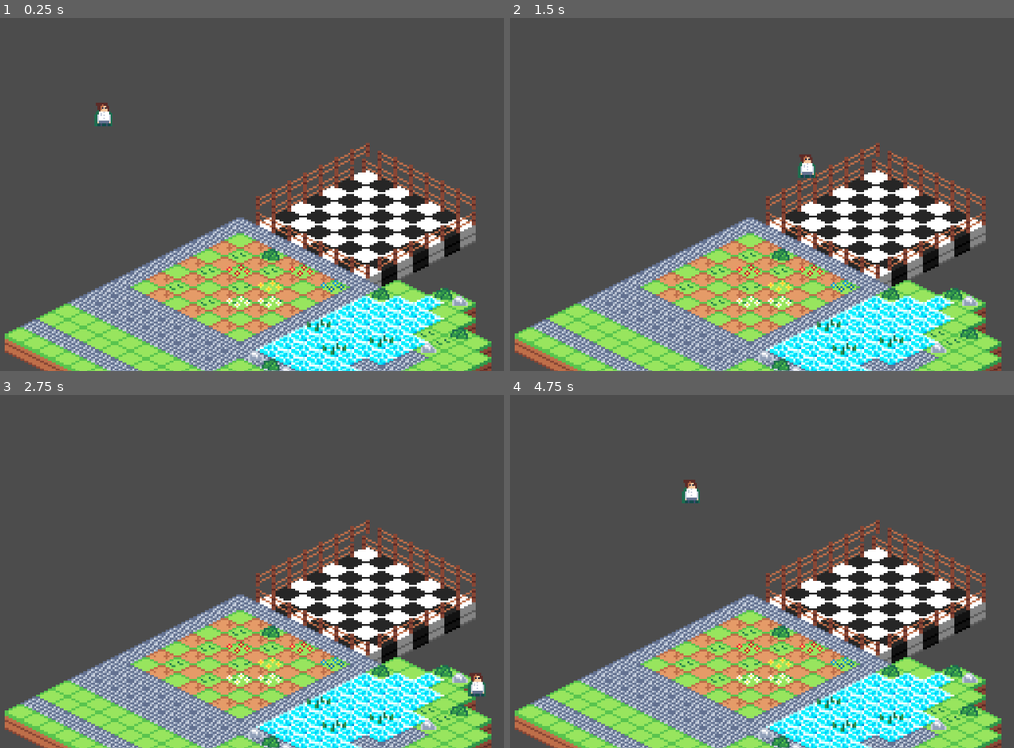
Above: before the commit, frames 1-4 (two rows, left to right).
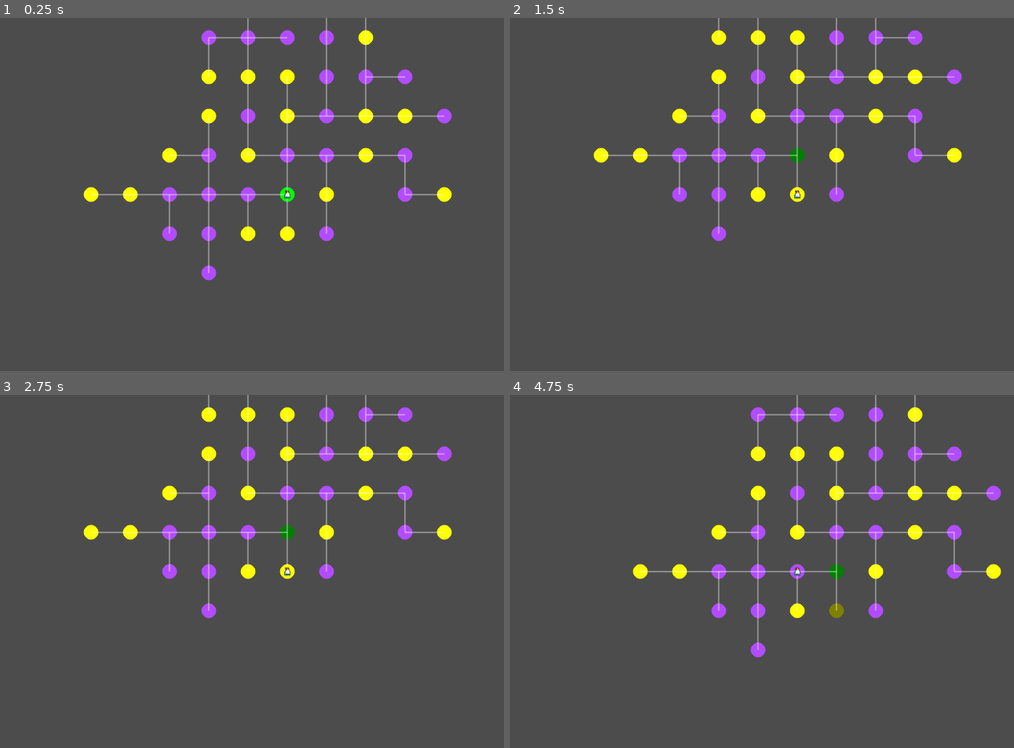
Above: after the commit, the same moments.

Repository: DizRegular/DyingSun
Game: Godot game, scene res://scenes/MapScene.tscn
Two runs of this game, one before a commit and one after it. Both use one fixed random seed, a clock stepped at 60 frames per second and the inputs below. Before the commit the project starts from res://Preset/Level.tscn.
Inputs:
- Up to frame 1 (0.25 s): no input
- Up to frame 2 (1.5 s): tap Enter at 0.5 s; hold Right (Right) 0.53-1.28 s; hold Down (Down) from 1.28 s (still down)
- Up to frame 3 (2.75 s): release Down (Down) at 2.03 s; hold Right (Right) from 2.03 s (still down)
- Up to frame 4 (4.75 s): release Right (Right) at 2.78 s; hold Up (Up) 2.78-3.53 s; hold Left (Left) from 3.53 s (still down)

The runs differ from the first frame. In frame 1, 40% of the frame differs, in the area x 0-98%, y 0-100%; in frame 2, 40%; in frame 3, 40%; in frame 4, 40%.

Commit message:
MapGenerator
add MapGenerator

Diff:
--- /dev/null
+++ b/MapGenerator.gd
@@ -0,0 +1,205 @@
+extends Node2D
+
+export (PackedScene) var room_icon_scene
+export (PackedScene) var player_icon_scene
+
+# (เราจะใช้ column_distance เป็นระยะห่างทั้ง X และ Y)
+export var room_distance = 80
+
+onready var room_container = $RoomContainer
+onready var line_container = $LineContainer
+onready var camera = $Camera2D
+
+var all_rooms = []
+var start_room = null
+var player = null
+var ROOM_QUOTAS = {
+	RoomIcon.Biome.GRASSLAND: 10,
+	RoomIcon.Biome.FOREST: 15,
+	RoomIcon.Biome.MOUNTAIN: 20
+}
+
+# --- Data Structures สำหรับ Grid ---
+var grid = {} # Key: Vector2(x, y), Value: RoomIcon
+var open_list = [] # ห้องที่ยังสามารถสร้างกิ่งต่อได้
+var directions = [Vector2.UP, Vector2.DOWN, Vector2.LEFT, Vector2.RIGHT]
+
+func _ready():
+	randomize()
+	generate_floor()
+	spawn_player()
+
+# --- (ฟังก์ชัน build_room_decks() เหมือนเดิมเป๊ะ) ---
+func build_room_decks():
+	var total_normal_rooms = 0
+	var biome_deck = []
+	for biome in ROOM_QUOTAS:
+		var count = ROOM_QUOTAS[biome]
+		total_normal_rooms += count
+		for i in range(count):
+			biome_deck.append(biome)
+	biome_deck.shuffle()
+
+	var category_deck = []
+	var total_rooms_in_floor = total_normal_rooms + 2
+	var min_support = int(total_rooms_in_floor * 0.2)
+	var max_support = int(total_rooms_in_floor * 0.5)
+	var support_count = randi() % (max_support - min_support + 1) + min_support
+	var combat_count = total_normal_rooms - support_count
+
+	for i in range(support_count):
+		category_deck.append(RoomIcon.Category.SUPPORT)
+	for i in range(combat_count):
+		category_deck.append(RoomIcon.Category.COMBAT)
+	category_deck.shuffle()
+
+	return [biome_deck, category_deck]
+
+# --- (ฟังก์ชัน create_room() เหมือนเดิมเป๊ะ) ---
+func create_room(category, biome):
+	var new_room = room_icon_scene.instance()
+	room_container.add_child(new_room)
+	new_room.setup(category, biome)
+	return new_room
+
+# --- ฟังก์ชันสร้างแผนที่ (อัลกอริทึมใหม่) ---
+func generate_floor():
+	var decks = build_room_decks()
+	var biome_deck = decks[0]
+	var category_deck = decks[1]
+
+	all_rooms = []
+	grid = {}
+	open_list = []
+
+	# --- 1. สร้างห้อง Start ---
+	start_room = create_room(RoomIcon.Category.START, RoomIcon.Biome.GRASSLAND)
+	start_room.grid_pos = Vector2.ZERO # ตำแหน่ง (0, 0)
+	grid[Vector2.ZERO] = start_room
+	open_list.append(start_room)
+	all_rooms.append(start_room)
+
+	var rooms_placed_count = 0
+	var total_rooms_to_place = biome_deck.size()
+
+	# --- 2. วนลูปสร้างห้อง (Random Walk) ---
+	while rooms_placed_count < total_rooms_to_place and not open_list.empty():
+
+		# สุ่มหยิบห้องจาก List (เพื่อให้มันแตกกิ่งแบบสุ่ม ไม่ใช่เรียงลำดับ)
+		var current_room = open_list[randi() % open_list.size()]
+
+		# สุ่มทิศทาง
+		var valid_directions = []
+		directions.shuffle() # สลับลำดับทิศทาง
+		for dir in directions:
+			var next_pos = current_room.grid_pos + dir
+			if not grid.has(next_pos):
+				valid_directions.append(dir)
+
+		if valid_directions.empty():
+			# ห้องนี้ตันแล้ว เอาออกจาก open_list
+			open_list.erase(current_room)
+		else:
+			# ถ้ามีทางไปต่อ, สร้างห้องใหม่
+			var dir = valid_directions[0] # เลือกทิศทางแรกที่สุ่มเจอ
+			var next_pos = current_room.grid_pos + dir
+
+			var biome = biome_deck.pop_back()
+			var category = category_deck.pop_back()
+
+			var new_room = create_room(category, biome)
+			new_room.grid_pos = next_pos
+
+			# บันทึกลง Grid และ List
+			grid[next_pos] = new_room
+			open_list.append(new_room)
+			all_rooms.append(new_room)
+
+			# --- เชื่อมต่อ (สำคัญมาก) ---
+			current_room.connections.append(new_room)
+			new_room.connections.append(current_room) # เชื่อมกลับ
+
+			rooms_placed_count += 1
+
+	# --- 3. สร้างห้อง End ---
+	# หาห้องที่อยู่ "ทางตัน" (เชื่อมต่อแค่ 1 ห้อง) ที่ไม่ใช่ห้อง Start
+	var dead_ends = []
+	for room in all_rooms:
+		if room.connections.size() == 1 and room != start_room:
+			dead_ends.append(room)
+
+	if dead_ends.empty():
+		# (กันพลาด) ถ้าไม่มีทางตัน ให้ใช้ห้องสุดท้ายที่สร้าง
+		dead_ends.append(all_rooms[all_rooms.size() - 1])
+
+	var parent_for_end = dead_ends[randi() % dead_ends.size()]
+
+	# พยายามหาที่วางห้อง End ที่ยังว่าง
+	directions.shuffle()
+	var end_pos = parent_for_end.grid_pos + directions[0]
+	for dir in directions:
+		end_pos = parent_for_end.grid_pos + dir
+		if not grid.has(end_pos):
+			break # เจอที่ว่าง
+
+	var end_room = create_room(RoomIcon.Category.END, RoomIcon.Biome.GRASSLAND)
+	end_room.grid_pos = end_pos
+	grid[end_pos] = end_room
+	all_rooms.append(end_room)
+
+	parent_for_end.connections.append(end_room)
+	end_room.connections.append(parent_for_end) # เชื่อมกลับ
+
+	# --- 4. คำนวณตำแหน่งและวาดเส้น ---
+	calculate_and_draw_layout()
+
+
+# --- 4. ฟังก์ชันใหม่: คำนวณ Layout (ง่ายกว่าเดิม) และวาดเส้น ---
+func calculate_and_draw_layout():
+	# --- ลบเส้นเก่า (ถ้ามี) ---
+	for line in line_container.get_children():
+		line.queue_free()
+
+	# --- (เพิ่ม) หาจุดกึ่งกลางจอ ---
+	var screen_center = get_viewport_rect().size / 2
+
+	# --- กำหนดตำแหน่งไอคอน ---
+	for room in all_rooms:
+		# (แก้ไขบรรทัดนี้: บวก screen_center เข้าไป)
+		room.position = (room.grid_pos * room_distance) + screen_center
+
+	# --- วาดเส้นเชื่อม ---
+	# (โค้ดส่วนนี้เหมือนเดิม ไม่ต้องแก้)
+	var drawn_connections = []
+	for room in all_rooms:
+		for connected_room in room.connections:
+			var pair = [room, connected_room]
+			pair.sort()
+			if not drawn_connections.has(pair):
+				draw_connection(room.position, connected_room.position)
+				drawn_connections.append(pair)
+
+# --- (ฟังก์ชัน draw_connection() เหมือนเดิมเป๊ะ) ---
+func draw_connection(pos1, pos2):
+	var line = Line2D.new()
+	line.add_point(pos1)
+	line.add_point(pos2)
+	line.width = 3
+	line.default_color = Color(1, 1, 1, 0.4)
+	line_container.add_child(line)
+
+# --- (ฟังก์ชัน spawn_player() เหมือนเดิมเป๊ะ) ---
+func spawn_player():
+	if player_icon_scene == null or start_room == null:
+		print("ยังไม่ได้ตั้งค่า Player Scene หรือ Start Room")
+		return
+
+	player = player_icon_scene.instance()
+	player.global_position = start_room.global_position
+	player.current_room = start_room
+	start_room.is_player_here = true
+	add_child(player)
+
+func _process(delta):
+	if player != null: # <--- เช็คก่อนว่าผู้เล่นเกิดหรือยัง
+		camera.global_position = player.global_position
--- /dev/null
+++ b/PlayerMapIcon.gd
@@ -0,0 +1,93 @@
+extends Node2D
+
+# ห้องที่ผู้เล่น "ยืนอยู่" ปัจจุบัน
+var current_room = null
+
+# (เราไม่ต้องใช้ _physics_process, speed, หรือ target_room อีกแล้ว)
+
+# เราจะใช้ _unhandled_input เพื่อรับการกดปุ่มแค่ครั้งเดียว
+# (Input Map ของคุณ: ui_right, ui_left, ui_up, ui_down)
+func _unhandled_input(event):
+	if current_room == null:
+		return
+
+	var target = null
+
+	# 1. ตรวจสอบการกดปุ่ม
+	if event.is_action_pressed("ui_right"): # <--- แก้ไข
+		target = find_connected_room_in_direction(Vector2.RIGHT)
+	elif event.is_action_pressed("ui_left"): # <--- แก้ไข
+		target = find_connected_room_in_direction(Vector2.LEFT)
+	elif event.is_action_pressed("ui_up"): # <--- แก้ไข
+		target = find_connected_room_in_direction(Vector2.UP)
+	elif event.is_action_pressed("ui_down"): # <--- แก้ไข
+		target = find_connected_room_in_direction(Vector2.DOWN)
+
+	# 2. ถ้าเจอห้องเป้าหมาย ให้พยายามเข้า
+	if target != null:
+		try_to_enter_room(target)
+		get_tree().set_input_as_handled()
+
+
+# ฟังก์ชันใหม่: ค้นหาห้องที่เชื่อมต่อในทิศทางที่กำหนด
+func find_connected_room_in_direction(direction_vector):
+	var best_target = null
+	var best_score = -INF # ใช้ -INF (ลบอนันต์) เพื่อให้ค่าบวกใดๆ ดีกว่าเสมอ
+
+	var current_pos = current_room.global_position
+
+	# วนลูปดูห้องที่เชื่อมต่อกับห้องปัจจุบันเท่านั้น
+	for room in current_room.connections:
+		var room_pos = room.global_position
+
+		# คำนวณ Vector จากปัจจุบัน ไปยังห้องที่เชื่อมต่อ
+		var diff_vector = (room_pos - current_pos).normalized()
+
+		# คำนวณ "Dot Product" เพื่อดูว่าทิศทางตรงกันแค่ไหน
+		# (ค่า 1 = ทิศเดียวกันเป๊ะ, ค่า 0 = ตั้งฉาก, ค่า -1 = ตรงข้าม)
+		var score = diff_vector.dot(direction_vector)
+
+		# เราต้องการห้องที่ "ค่อนข้าง" ไปในทิศทางนั้น (score > 0.5)
+		# และเป็นห้องที่ดีที่สุด (score > best_score)
+		if score > 0.5 and score > best_score:
+			best_score = score
+			best_target = room
+
+	return best_target
+
+
+# ฟังก์ชันนี้ยังคงสำคัญมาก แต่เราจะ "snap" (วาร์ป) ตำแหน่งทันที
+func try_to_enter_room(room_to_enter):
+
+	# --- 1. เช็คว่าใช่ห้องเดิมที่อยู่หรือเปล่า ---
+	if room_to_enter == current_room:
+		return # ไม่ต้องทำอะไร
+
+	# --- 2. เช็คว่าเชื่อมต่อหรือไม่ ---
+	if current_room.connections.has(room_to_enter):
+		# --- สำเร็จ! เข้าห้องได้ ---
+		print("เข้าห้องสำเร็จ: ", room_to_enter.name)
+
+		# อัปเดตสถานะห้อง (ย้อมสี)
+		if current_room != null:
+			current_room.is_player_here = false
+			current_room.modulate = Color(0.5, 0.5, 0.5) # สีเทา (ห้องเก่า)
+
+		room_to_enter.is_player_here = true
+		room_to_enter.modulate = Color(1, 1, 1) # สีขาว (ห้องปัจจุบัน)
+
+		# อัปเดตตำแหน่งผู้เล่น
+		self.current_room = room_to_enter
+
+		# --- (สำคัญ) ย้ายตำแหน่งผู้เล่นทันที ---
+		self.global_position = current_room.global_position
+
+		# --- ณ จุดนี้ คือจุดที่คุณจะสลับ Scene ไปยังห้องต่อสู้/สนับสนุน ---
+		# if room_to_enter.room_category == RoomIcon.Category.COMBAT:
+		#	  get_tree().change_scene("res://Scenes/CombatScene.tscn")
+		# elif room_to_enter.room_category == RoomIcon.Category.SUPPORT:
+		#	  get_tree().change_scene("res://Scenes/SupportScene.tscn")
+
+	else:
+		# --- 3. ไม่ใช่ห้องเดิม และไม่ได้เชื่อมต่อ ---
+		print("เข้าห้องไม่ได้! (ไม่ได้เชื่อมต่อ)")
--- a/Preset/Level.tscn
+++ b/Preset/Level.tscn
@@ -10,6 +10,8 @@
 z_index = 999
 
 [node name="Camera2D" type="Camera2D" parent="Player"]
+rotating = true
+current = true
 
 [node name="Tiles" parent="." instance=ExtResource( 2 )]
 position = Vector2( 160, 247 )
--- a/Preset/Slime.tscn
+++ b/Preset/Slime.tscn
@@ -1,13 +1,11 @@
-[gd_scene load_steps=4 format=2]
+[gd_scene load_steps=3 format=2]
 
 [ext_resource path="res://Asset/Enemies/orb.png" type="Texture" id=1]
-[ext_resource path="res://Scenes/Room1.gd" type="Script" id=2]
 
 [sub_resource type="RectangleShape2D" id=1]
 extents = Vector2( 96.5, 95 )
 
 [node name="Slime" type="Area2D"]
-script = ExtResource( 2 )
 
 [node name="Sprite" type="Sprite" parent="."]
 scale = Vector2( 0.1785, 0.1785 )
--- /dev/null
+++ b/RoomIcon.gd
@@ -0,0 +1,42 @@
+class_name RoomIcon
+extends Node2D
+
+var grid_pos = Vector2.ZERO # เก็บตำแหน่งในตาราง
+
+# ประเภทของห้อง (Biome)
+enum Biome { GRASSLAND, FOREST, MOUNTAIN }
+# หมวดหมู่ของห้อง
+enum Category { START, END, COMBAT, SUPPORT }
+
+# ตัวแปรเก็บข้อมูลของห้องนี้
+var room_biome = Biome.GRASSLAND
+var room_category = Category.COMBAT
+
+# เก็บว่าห้องนี้เชื่อมต่อกับห้องไหนบ้าง (เก็บ Node ของห้องถัดไป)
+var connections = []
+# เก็บว่าผู้เล่นอยู่ที่ห้องนี้หรือไม่
+var is_player_here = false
+
+# โหนดลูก
+onready var icon_sprite = $IconSprite
+
+func _ready():
+	# (โค้ดที่เชื่อมต่อกับ Detector ถูกลบออกไปแล้ว)
+	pass
+
+# ฟังก์ชันสำหรับตั้งค่าห้องนี้ (จะถูกเรียกโดย MapGenerator)
+func setup(category, biome):
+	self.room_category = category
+	self.room_biome = biome
+
+	# --- ส่วนนี้สำหรับเปลี่ยนรูปไอคอนตามประเภท ---
+	# (ต้องแน่ใจว่า Sprite ของคุณเป็น "สีขาว")
+	if category == Category.START:
+		icon_sprite.modulate = Color(0, 1, 0) # สีเขียว
+	elif category == Category.END:
+		icon_sprite.modulate = Color(1, 0, 0) # สีแดง
+	elif category == Category.SUPPORT:
+		icon_sprite.modulate = Color(1, 1, 0) # สีเหลือง
+	else:
+		# (ห้อง COMBAT และอื่นๆ)
+		icon_sprite.modulate = Color(0.7, 0.3, 1.0) # สีม่วง
--- a/project.godot
+++ b/project.godot
@@ -8,10 +8,20 @@
 
 config_version=4
 
+_global_script_classes=[ {
+"base": "Node2D",
+"class": "RoomIcon",
+"language": "GDScript",
+"path": "res://RoomIcon.gd"
+} ]
+_global_script_class_icons={
+"RoomIcon": ""
+}
+
 [application]
 
 config/name="Cardo"
-run/main_scene="res://Preset/Level.tscn"
+run/main_scene="res://scenes/MapScene.tscn"
 config/icon="res://icon.png"
 
 [display]
@@ -87,6 +97,11 @@
 , Object(InputEventMouseButton,"resource_local_to_scene":false,"resource_name":"","device":-1,"alt":false,"shift":false …(220 unchanged characters)…
  ]
 }
+interact={
+"deadzone": 0.5,
+"events": [ Object(InputEventKey,"resource_local_to_scene":false,"resource_name":"","device":0,"alt":false,"shift":false,"control":false,"meta":false,"command":false,"pressed":false,"scancode":69,"physical_scancode":0,"unicode":0,"echo":false,"script":null)
+ ]
+}
 
 [physics]
 
--- /dev/null
+++ b/scenes/Game.tscn
@@ -0,0 +1,14 @@
+[gd_scene load_steps=2 format=2]
+
+[ext_resource path="res://scenes/Lentum.tscn" type="PackedScene" id=1]
+
+[node name="Game" type="Node2D"]
+
+[node name="Lentum" parent="." instance=ExtResource( 1 )]
+
+[node name="Camera2D" type="Camera2D" parent="Lentum"]
+position = Vector2( 0, -5 )
+scale = Vector2( 1.00281, 1 )
+rotating = true
+current = true
+zoom = Vector2( 0.5, 0.5 )
--- /dev/null
+++ b/scenes/Lentum.tscn
@@ -0,0 +1,16 @@
+[gd_scene load_steps=3 format=2]
+
+[ext_resource path="res://Asset/Companion/Lentum.png" type="Texture" id=1]
+
+[sub_resource type="CircleShape2D" id=1]
+radius = 5.0
+
+[node name="Lentum" type="KinematicBody2D"]
+
+[node name="Sprite" type="Sprite" parent="."]
+position = Vector2( 0, -8 )
+texture = ExtResource( 1 )
+
+[node name="CollisionShape2D" type="CollisionShape2D" parent="."]
+position = Vector2( 0, -5 )
+shape = SubResource( 1 )
--- /dev/null
+++ b/scenes/MapScene.tscn
@@ -0,0 +1,17 @@
+[gd_scene load_steps=4 format=2]
+
+[ext_resource path="res://MapGenerator.gd" type="Script" id=1]
+[ext_resource path="res://scenes/RoomIcon.tscn" type="PackedScene" id=2]
+[ext_resource path="res://scenes/PlayerMapIcon.tscn" type="PackedScene" id=3]
+
+[node name="MapScene" type="Node2D"]
+script = ExtResource( 1 )
+room_icon_scene = ExtResource( 2 )
+player_icon_scene = ExtResource( 3 )
+
+[node name="RoomContainer" type="Node2D" parent="."]
+
+[node name="LineContainer" type="Node2D" parent="."]
+
+[node name="Camera2D" type="Camera2D" parent="."]
+current = true
--- /dev/null
+++ b/scenes/PlayerMapIcon.tscn
@@ -0,0 +1,11 @@
+[gd_scene load_steps=3 format=2]
+
+[ext_resource path="res://PlayerMapIcon.gd" type="Script" id=1]
+[ext_resource path="res://Asset/Companion/UnnameHero.png" type="Texture" id=2]
+
+[node name="PlayerMapIcon" type="Node2D" groups=["player"]]
+script = ExtResource( 1 )
+
+[node name="Sprite" type="Sprite" parent="."]
+position = Vector2( -1, 0 )
+texture = ExtResource( 2 )
--- /dev/null
+++ b/scenes/RoomIcon.tscn
@@ -0,0 +1,11 @@
+[gd_scene load_steps=3 format=2]
+
+[ext_resource path="res://RoomIcon.gd" type="Script" id=1]
+[ext_resource path="res://WhiteCircle.png" type="Texture" id=2]
+
+[node name="RoomIcon" type="Node2D"]
+script = ExtResource( 1 )
+
+[node name="IconSprite" type="Sprite" parent="."]
+scale = Vector2( 0.0493164, 0.0493164 )
+texture = ExtResource( 2 )
Binary file added: 32463.png
Not shown, added: 32463.png.import
Binary file added: WhiteCircle.png
Not shown, added: WhiteCircle.png.import
